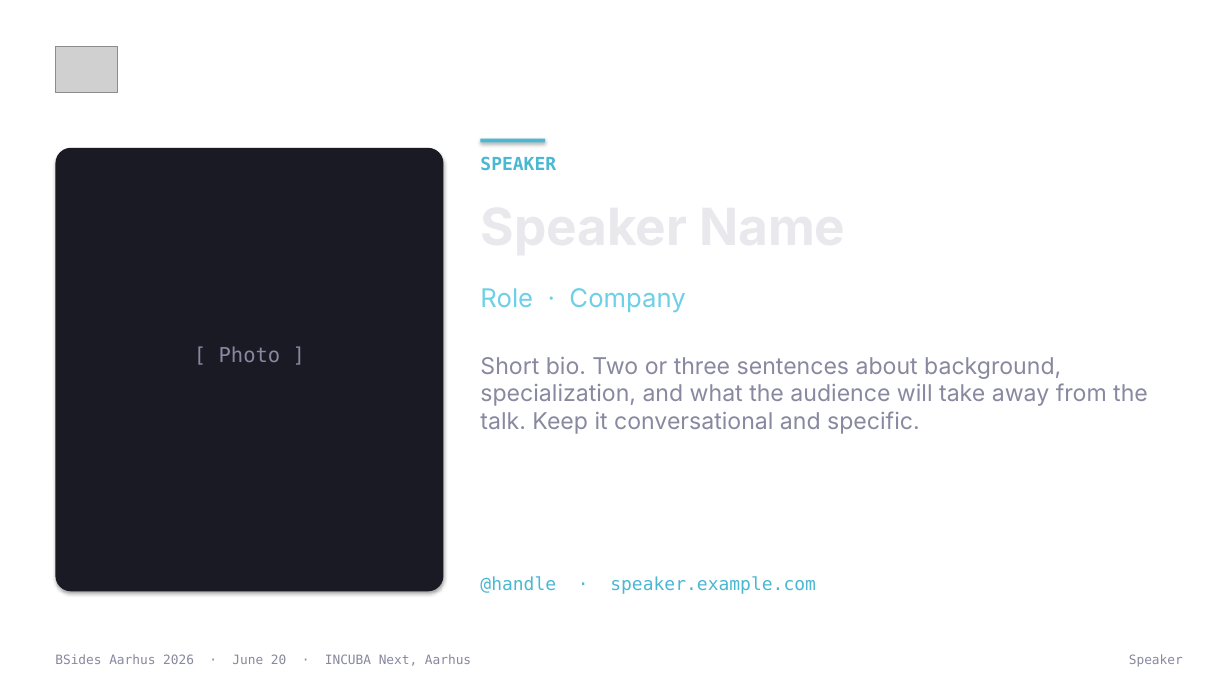
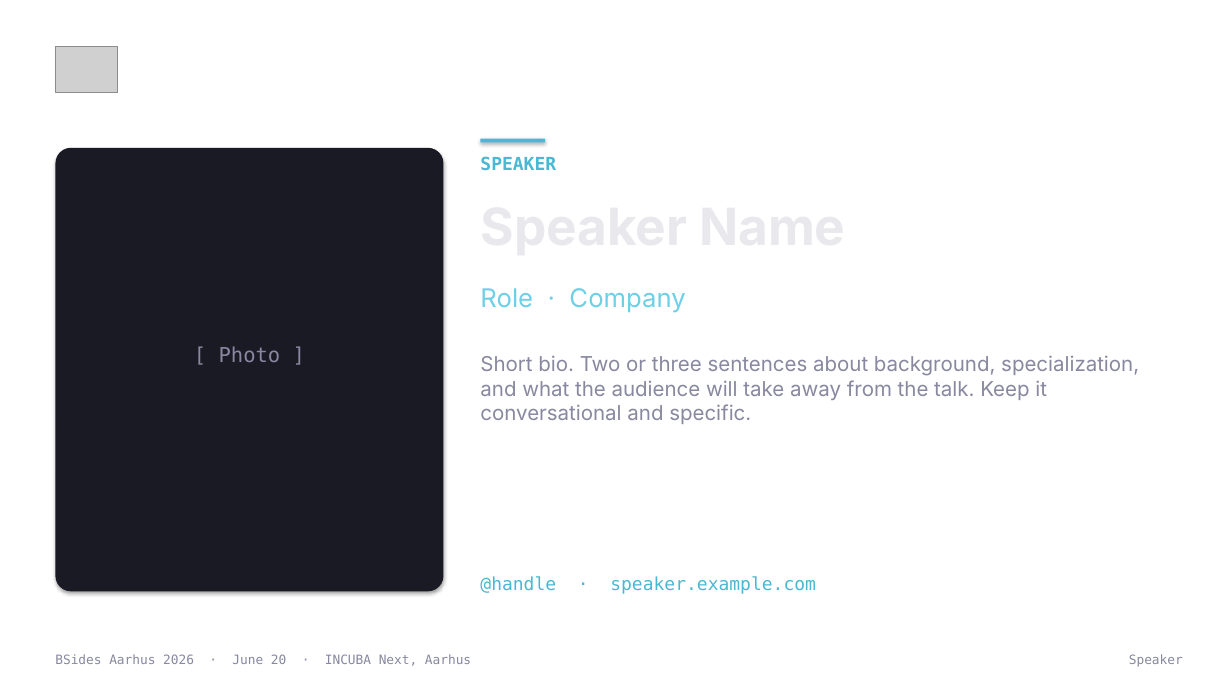
Before and after one commit to BSides-Aarhus/Website-2026, a slide deck: slide 5 of Plans/template-output/bsides-aarhus-2026-template.pptx. Drawn at 1232x693 pixels with LibreOffice and Linux fonts; fonts in the diff are those of the drawing; grey boxes stand for pictures; background and template pictures are left out. Boxes give left, top, right and bottom in pixels: in the first picture for what was removed or moved away, otherwise in the second. Text is boxed around its words. In the diff, an @@ line names an element or a change of style, - is before the commit and + after.

```diff
--- a/Plans/template-output/bsides-aarhus-2026-template.pptx
+++ b/Plans/template-output/bsides-aarhus-2026-template.pptx
@@ text "Short bio. Two or three ..." at (x1=480, y1=356, x2=1139, y2=424): size 18 to 16 pt @@
```
Also in this commit, not shown: 11 other slides changed, 2 other files.
